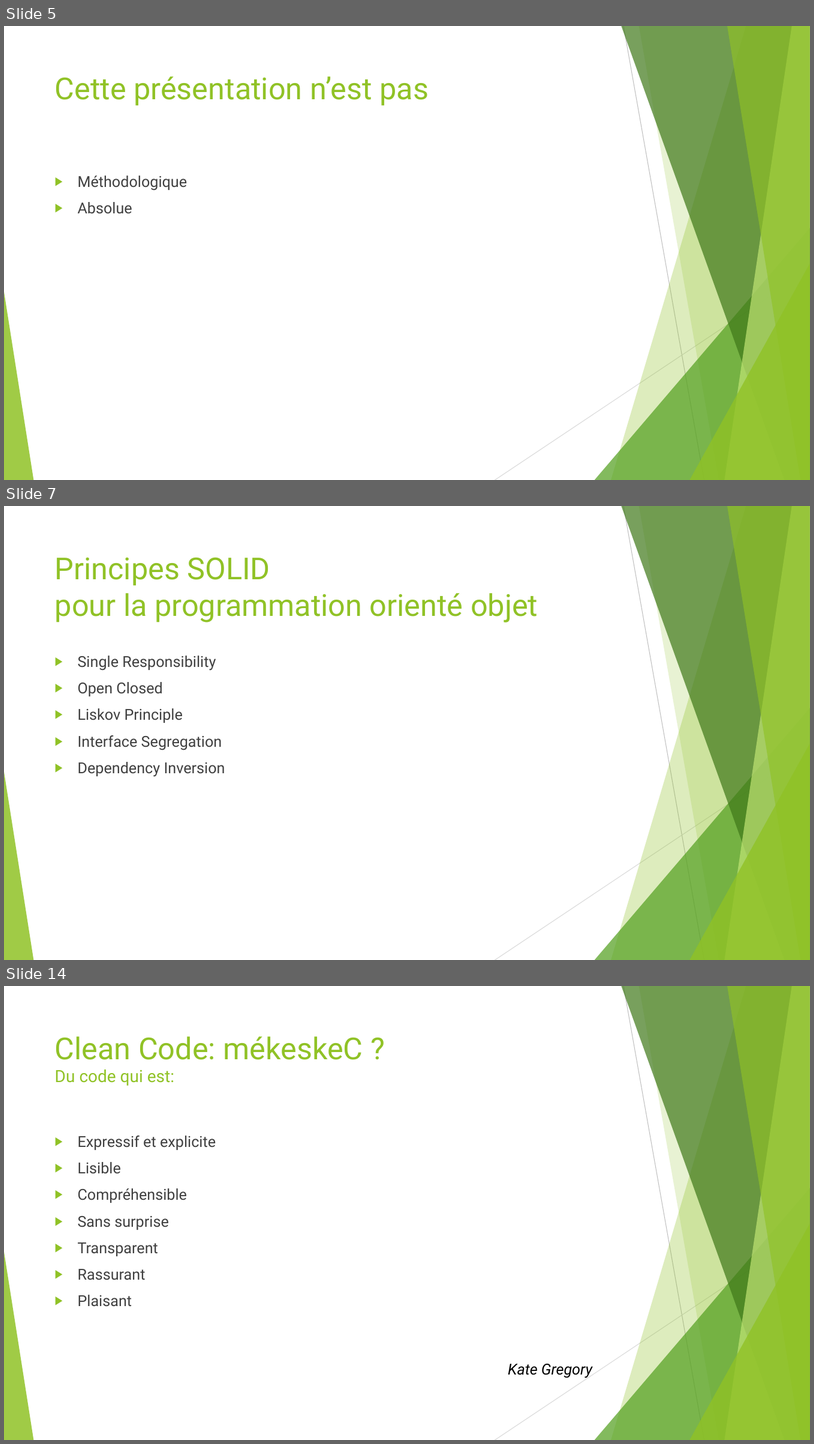
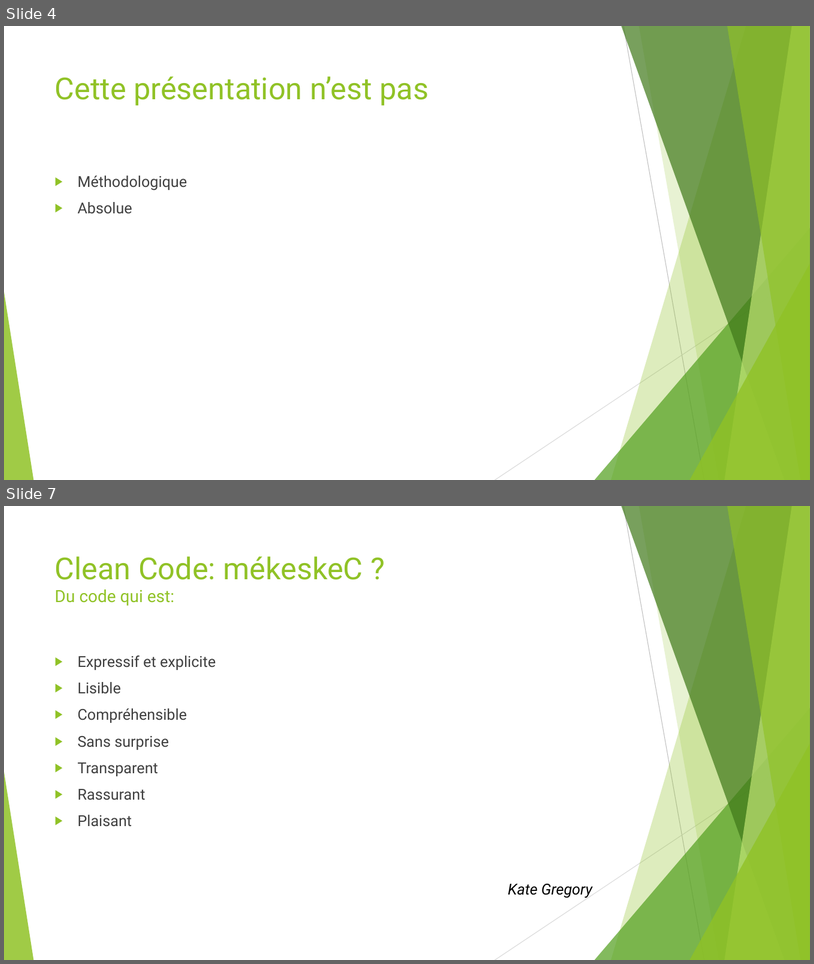
Before and after one commit to worming004/SimpleIsNotEasy, a slide deck: PPT/Easy != Simple.pptx. Shown one above the other, each under a label of ours: slides 5, 7 and 14 before the commit, slides 4 and 7 after it; the slides between them are not shown. The pictures are 814x1444 and 814x964 pixels, drawn with LibreOffice and Linux fonts; fonts in the diff are those of the drawing. Boxes give left, top, right and bottom in pixels: in the first picture for what was removed or moved away, otherwise in the second. Text is boxed around its words. In the diff, an @@ line names an element or a change of style, - is before the commit and + after.

```diff
--- a/PPT/Easy != Simple.pptx
+++ b/PPT/Easy != Simple.pptx
@@ slide 7 removed at (4,506,810,960), background #FFFFFF; not listed: 10 template elements that a slide beside it also shows @@
@@ title removed at (55,557,538,622) @@
-Principes SOLID
-pour la programmation orienté objet
@@ text removed at (78,655,225,777) @@
-▶ Single Responsibility
-▶ Open Closed
-▶ Liskov Principle
-▶ Interface Segregation
-▶ Dependency Inversion
@@ what was slide 5 is now slide 4 @@
@@ what was slide 14 is now slide 7 @@
```
Also in this commit, not shown: 5 slides changed, 1 slide added, 7 other slides removed, 22 other files.
